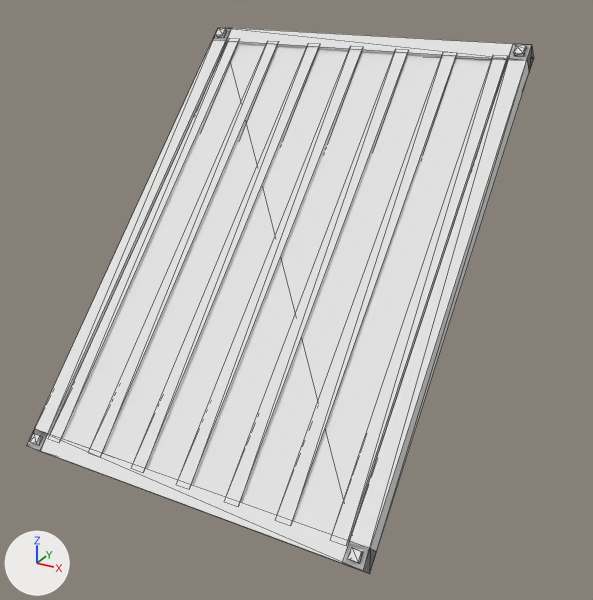
The glTF model game/assets/construcoes/rampa_metal.glb, before and after one commit.
Both versions are drawn from a 50 mm lens placed at (4.2, -9.28, 5.94), pointed at (-0.18, -1.31, 1.95). The lights are fixed; the arrows at lower left show +X, +Y and +Z. The older version comes first. Mesh edges are drawn as thin lines. Objects named as collision shapes, trigger or cutter boxes, shadow casters or lower levels of detail are left out. Vertices at exactly the same position are counted once.

The first picture shows 'rampa_metal'.
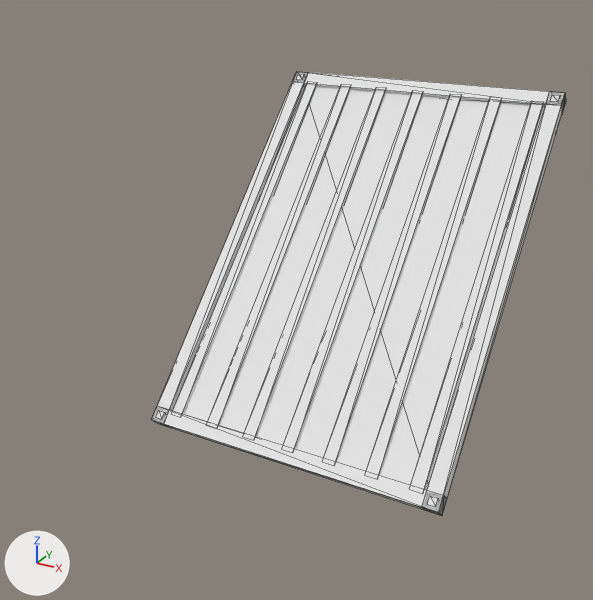
The change in detail:
me_rampa_metal is used by ob_rampa_metal; location (0.0, 0.0, 2.83).
me_rampa_metal had 120 vertices, 192 faces and spanned x -2.0..2.0, y -4.08..0.08, z -2.08..2.08.
me_rampa_metal now has 120 vertices, 192 faces and spans x -2.0..2.0, y -2.0..2.14, z -0.04..4.1.
me_rampa_metal part 1: the loose piece of 24 vertices spanning x -2.0..2.0, y -4.08..0.08, z -2.08..2.08 is moved by (0.0, 2.07, 2.03).
me_rampa_metal part 2: 96 of 120 vertices moved; they spanned x -1.95..1.95, y -4.07..-0.02, z -1.98..2.07 and now span x -1.95..1.95, y -1.97..2.11, z -0.01..4.07; mean shift (0.0, 2.1, 2.0); largest move (-1.95, -4.04, -1.89) -> (-1.95, -1.82, -0.01).
Object 'rampa_metal' (ob_rampa_metal) moves from (0.0, 0.0, 2.83) to (0.0, 0.0, 0.0).

Location of each change, (x1, y1, x2, y2) in pixels of the pictures (593 x 600 px; the box of a moved part takes in the faces that stretch with it):
'rampa_metal', reshaped, moved (18% narrower, 19% shorter): before (27, 27, 534, 574); after (152, 71, 566, 516)
part 1 of me_rampa_metal, moved or reshaped: before (27, 27, 534, 574); after (152, 71, 566, 516)
part 2 of me_rampa_metal, moved or reshaped: before (30, 28, 526, 563); after (156, 74, 560, 507)
